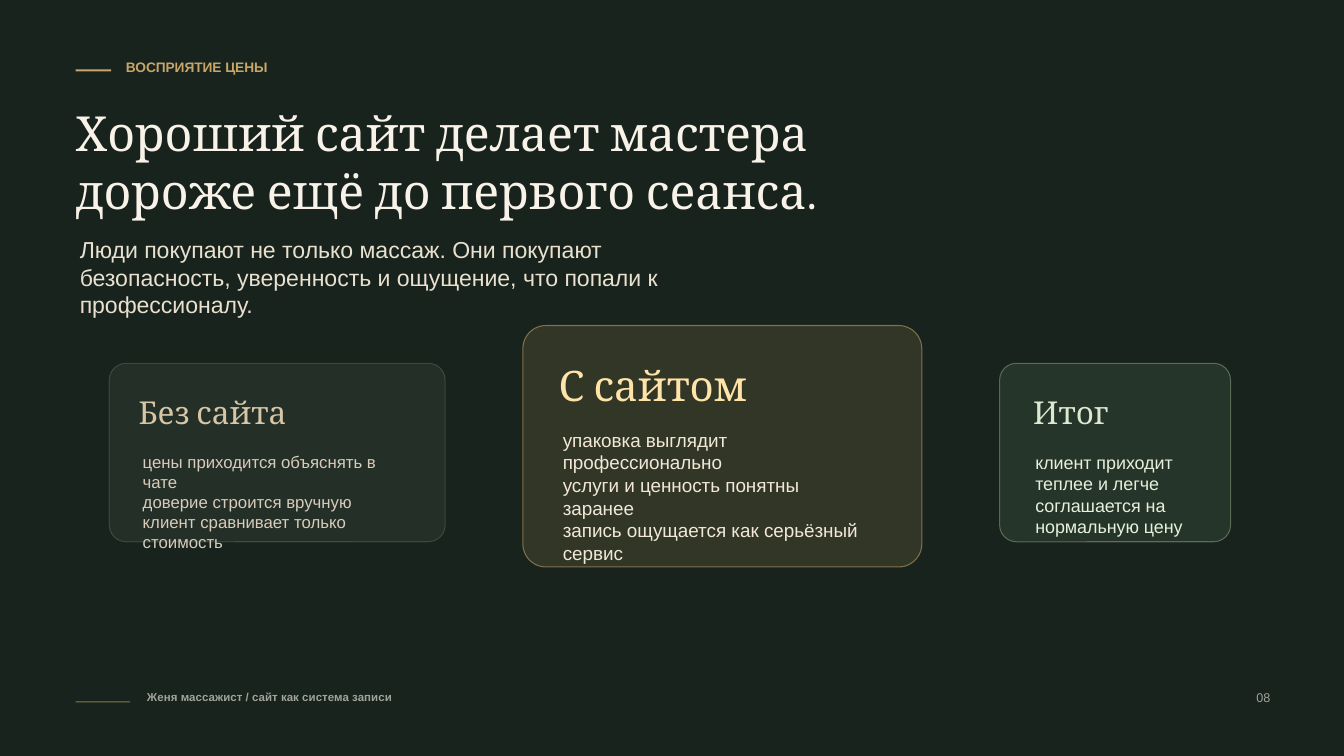
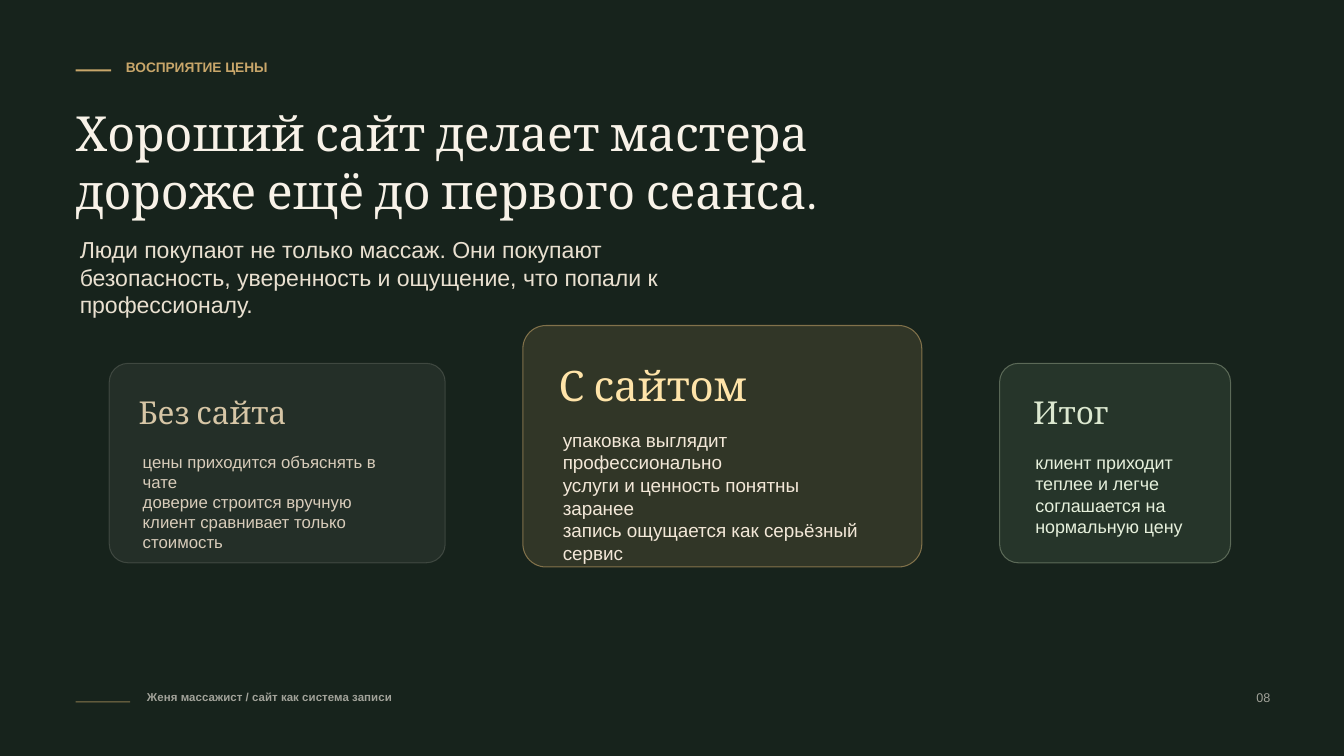
Before and after one commit to Alekseyradar/zhenya-massage, a slide deck: slide 8 of presentations/site-value-for-massage-therapist.pptx. Drawn at 1344x756 pixels with LibreOffice and Linux fonts; fonts in the diff are those of the drawing. Boxes give left, top, right and bottom in pixels: in the first picture for what was removed or moved away, otherwise in the second. Text is boxed around its words. In the diff, an @@ line names an element or a change of style, - is before the commit and + after.

Commit message:
Polish presentation card spacing

```diff
--- a/presentations/site-value-for-massage-therapist.pptx
+++ b/presentations/site-value-for-massage-therapist.pptx
@@ rounded rectangle: place and size @@
-rounded rectangle at box(109, 363, 445, 541)
+rounded rectangle at box(109, 363, 445, 563)
@@ rounded rectangle: place and size @@
-rounded rectangle at box(1000, 363, 1231, 541)
+rounded rectangle at box(1000, 363, 1231, 563)
@@ text "цены приходится объяснять в чате" rewrapped from box(143, 456, 376, 532) to box(143, 456, 376, 548) @@
```
Also in this commit, not shown: 3 other slides changed.
